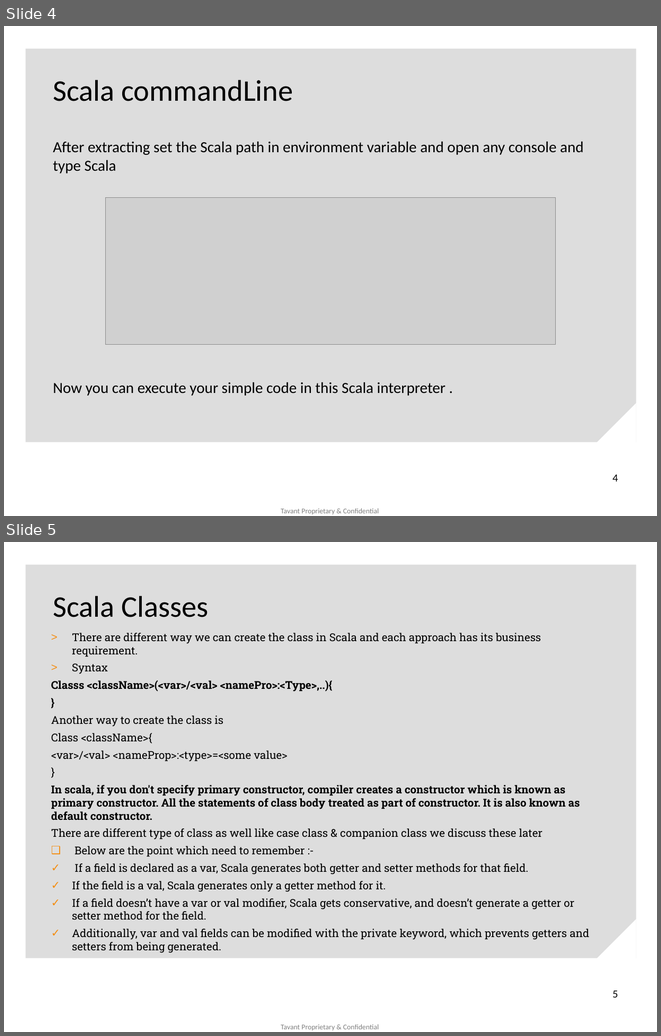
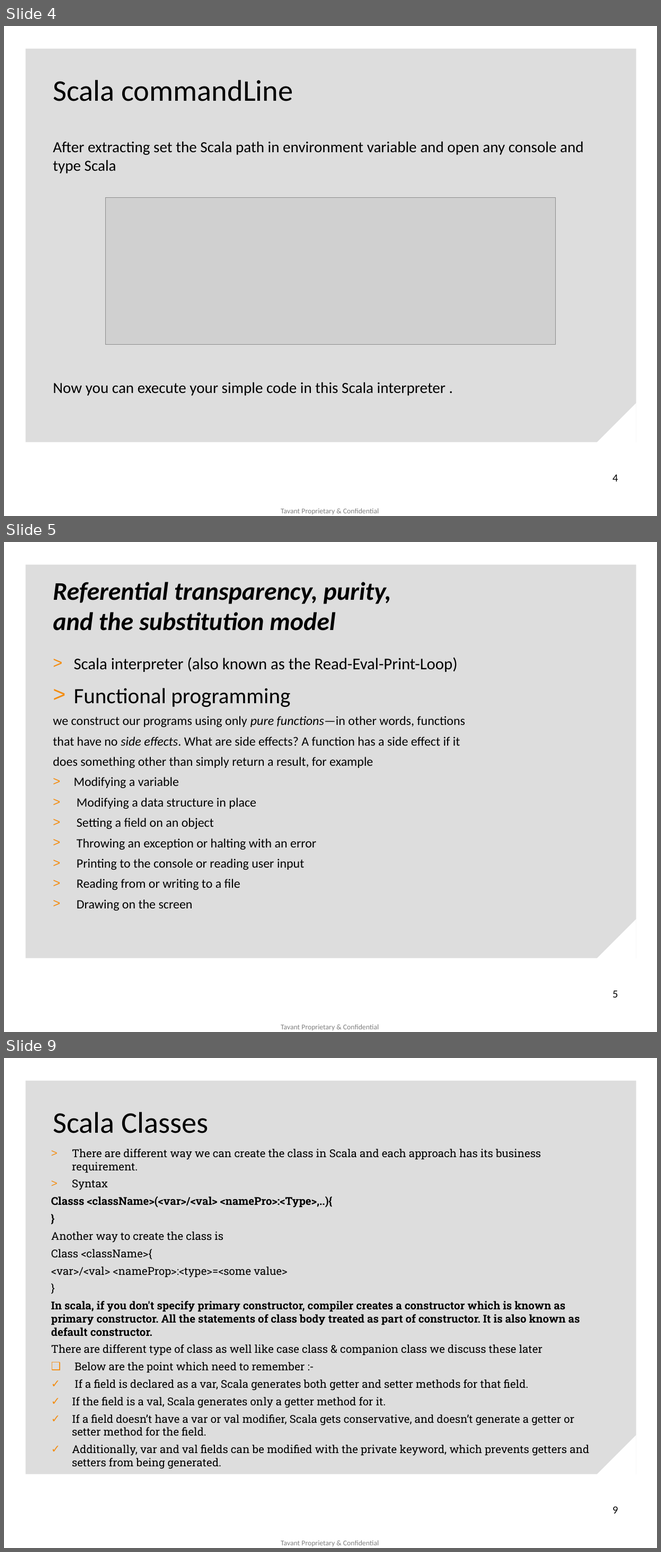
Before and after one commit to jkmishra/scalatest, a slide deck: Why Scala (1).pptx. Shown one above the other, each under a label of ours: slides 4 and 5 before the commit, slides 4, 5 and 9 after it; the slides between them are not shown. The pictures are 661x1036 and 661x1552 pixels, drawn with LibreOffice and Linux fonts; fonts in the diff are those of the drawing; grey boxes stand for pictures; background and template pictures are left out. Boxes give left, top, right and bottom in pixels: in the first picture for what was removed or moved away, otherwise in the second. Text is boxed around its words. In the diff, an @@ line names an element or a change of style, - is before the commit and + after.

```diff
--- a/Why Scala (1).pptx
+++ b/Why Scala (1).pptx
@@ slide 5 added at bbox=[4, 542, 657, 1032], background #FFFFFF; not listed: 3 template elements that a slide beside it also shows @@
@@ title added at bbox=[53, 582, 391, 631], 28 pt, text #000000, bold, italic @@
+Referential transparency, purity,
+and the substitution model
@@ text added at bbox=[53, 657, 465, 910], 14 pt, text #000000 @@
+> Scala interpreter (also known as the Read-Eval-Print-Loop)
+> Functional programming
+we construct our programs using only pure functions—in other words, functions
+that have no side effects. What are side effects? A function has a side effect if it
+does something other than simply return a result, for example
+> Modifying a variable
+> Modifying a data structure in place
+> Setting a field on an object
+> Throwing an exception or halting with an error
+> Printing to the console or reading user input
+> Reading from or writing to a file
+> Drawing on the screen
@@ page number added at bbox=[612, 990, 618, 997], 12 pt, text #000000 @@
+5
@@ what was slide 5 is now slide 9 @@
@@ page number at bbox=[612, 1506, 618, 1513]: text changed @@
-5
+9
```
Also in this commit, not shown: 1 slide changed, 3 other slides added, 5 slides removed, 9 other files.
